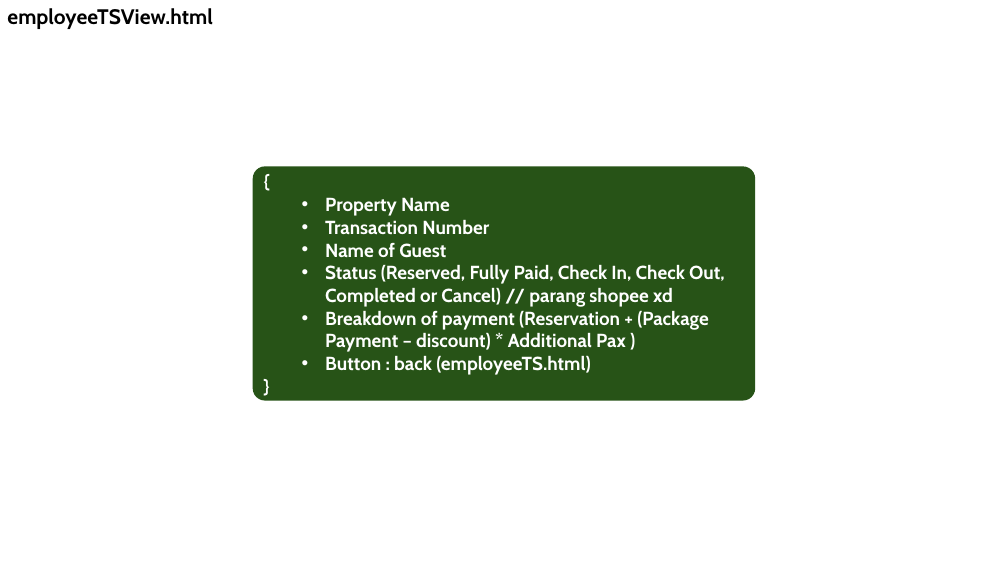
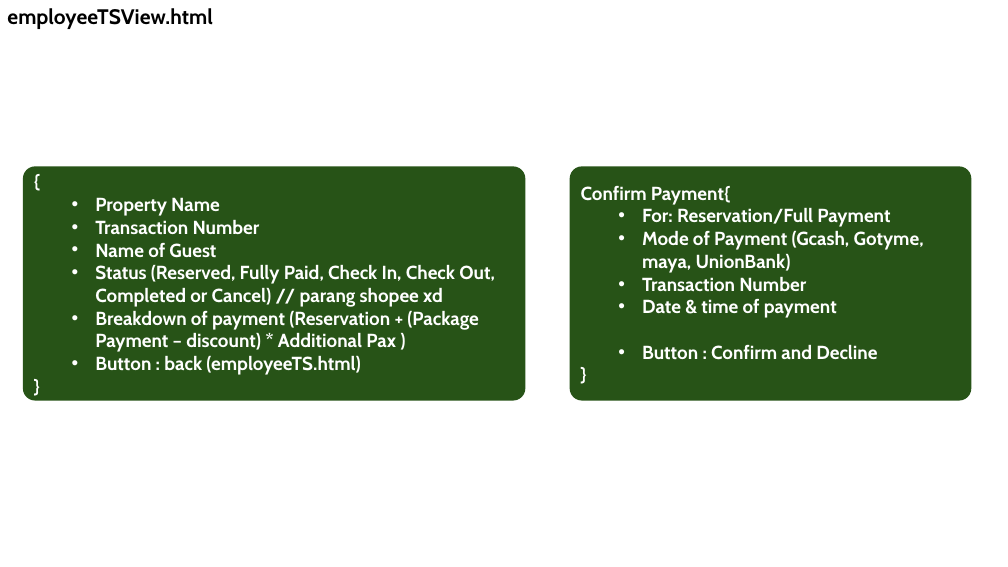
Before and after one commit to Booking-Resevation-Betcha-Homie-House/CAPSTONE-Development-Road-Map, a slide deck: slide 39 of betchaBooking-USECASE.pptx (slide 38 before the commit). Drawn at 1008x567 pixels with LibreOffice and Linux fonts; fonts in the diff are those of the drawing. Boxes give left, top, right and bottom in pixels: in the first picture for what was removed or moved away, otherwise in the second. Text is boxed around its words. In the diff, an @@ line names an element or a change of style, - is before the commit and + after.

Commit message:
updated with payment and user customer management

```diff
--- a/betchaBooking-USECASE.pptx
+++ b/betchaBooking-USECASE.pptx
@@ rounded rectangle "{": place and size @@
-rounded rectangle "{" at (253,166,755,401)
+rounded rectangle "{" at (23,166,526,401)
@@ rounded rectangle added at (570,166,972,401), fill #275417, 18 pt, text #FFFFFF, bold @@
+Confirm Payment{
+  • For: Reservation/Full Payment
+  • Mode of Payment (Gcash, Gotyme, maya, UnionBank)
+  • Transaction Number
+  • Date & time of payment
+  • Button : Confirm and Decline
+}
```
Also in this commit, not shown: 7 other slides changed, 1 slide added, 1 other file.
